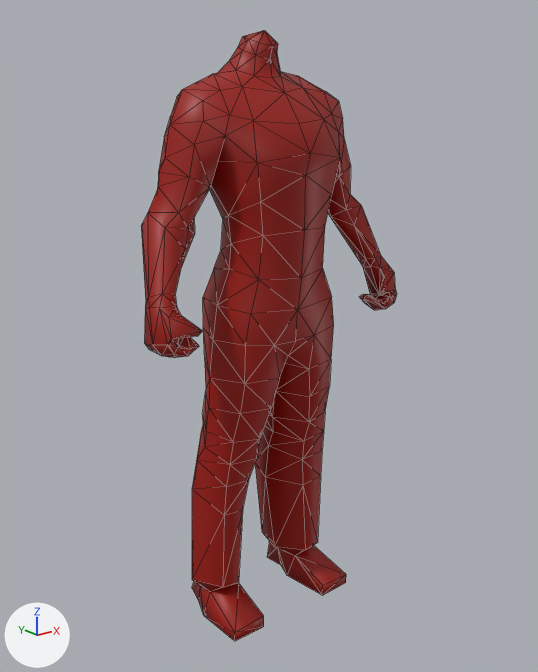
The COLLADA model art/meshes/skeletal/new/m_pants.dae, before and after one commit.
Both versions are drawn from a 50 mm camera at (-2.94, -3.71, 3.44) aimed at (0.01, -0.02, 1.97). Lighting does not change. The marker at lower left points along +X, +Y and +Z. Mesh edges are drawn as thin lines. Vertices at the same position are counted once.

The first picture shows 'm_pants'.
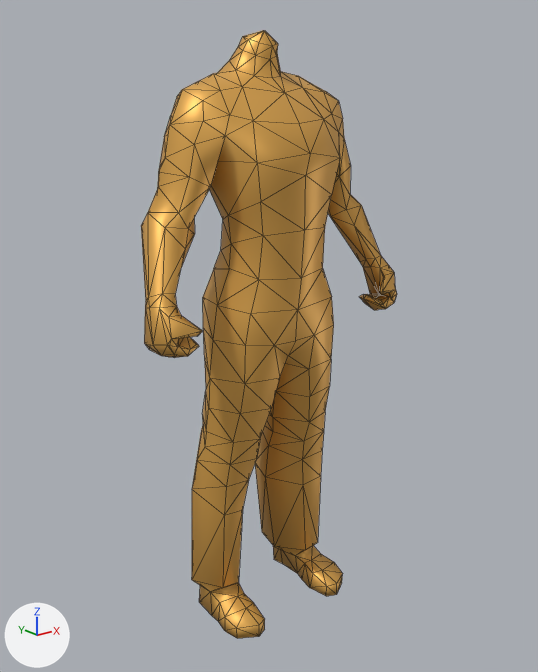
Edits to the bpy script that builds the scene:
```text
Add mat_skin:
    mat_skin = principled_material('Skin')
    mat_skin.base_color = (0.8, 0.433, 0.0937)  # orange #e7b056
    mat_skin.metallic = 0.5
Change me_cube_044:
    used by ob_m_pants; location = (0.0, 0.0, 0.0)
    remove me_cube_044.from_pydata(...)  # 379 vertices, 748 faces; spans x -0.96..0.96, y -0.41..0.36, z -0.01..3.85
    add me_cube_044.from_pydata(...)  # 411 vertices, 812 faces; spans x -0.96..0.96, y -0.41..0.36, z 0.0..3.85
    me_cube_044 part 1
    22 vertices are removed from x -0.53..0.53, y -0.32..0.36, z -0.01..0.18
    56 faces are deleted
    4 vertices move from x -0.27..0.27, y -0.32..0.17, z 0.0..0.17 to x -0.28..0.28, y -0.1..0.17, z 0.15..0.17
    54 vertices are added at x -0.51..0.51, y -0.38..0.3, z 0.0..0.18
    120 new faces join them
    me_cube_044 part 2: 692 faces spanning x -0.96..0.96, y -0.41..0.36, z 0.14..3.85 switch from mat_unit_003 (red #9c1000) to mat_skin (orange #e7b056)
```

Pixel boxes [x1, y1, x2, y2] of what changed, in the pictures (538 x 672 px):
'm_pants', reshaped
    before: [141, 30, 397, 641]
    after: [141, 30, 397, 638]
part 1 of me_cube_044, built on
    before: [192, 542, 346, 641]
    after: [199, 545, 343, 638]
part 2 of me_cube_044, recoloured
    both: [141, 30, 397, 592]
